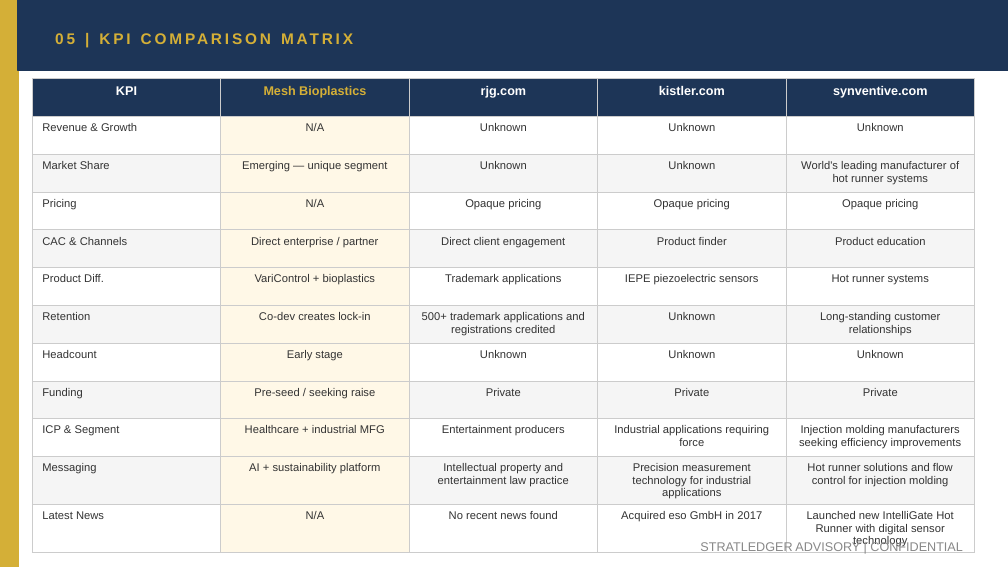
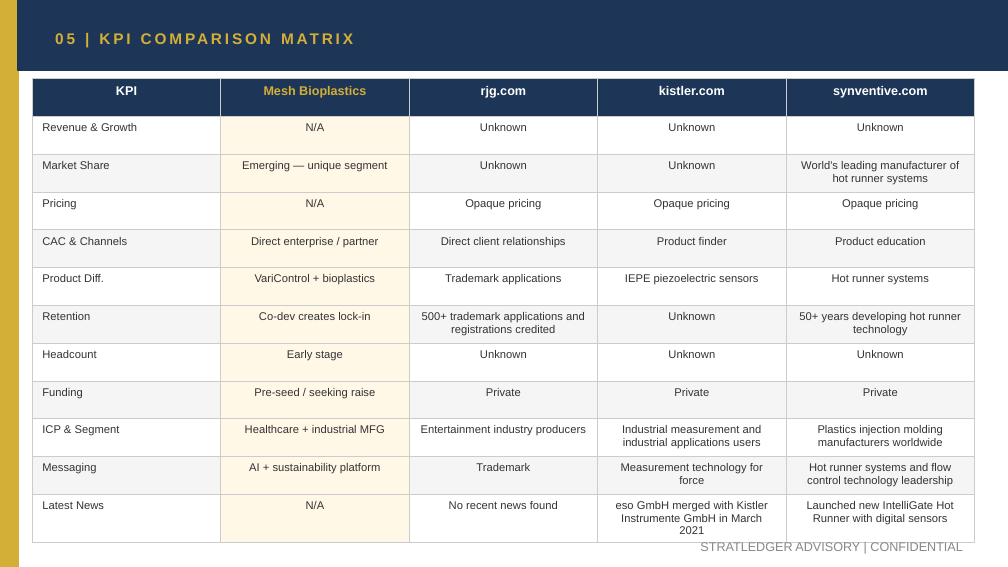
Before and after one commit to apexmakeshop-dot/droplet-commands, a slide deck: slide 9 of mesh_bioplastics_CI_Report.pptx. Drawn at 1008x567 pixels with LibreOffice and Linux fonts; fonts in the diff are those of the drawing. Boxes give left, top, right and bottom in pixels: in the first picture for what was removed or moved away, otherwise in the second. Text is boxed around its words. In the diff, an @@ line names an element or a change of style, - is before the commit and + after.

```diff
--- a/mesh_bioplastics_CI_Report.pptx
+++ b/mesh_bioplastics_CI_Report.pptx
@@ table at (32,79,975,538) @@
-row 5, column 3: Direct client engagement
+row 5, column 3: Direct client relationships
-row 7, column 5: Long-standing customer relationships
+row 7, column 5: 50+ years developing hot runner technology
-row 10: ICP & Segment | Healthcare + industrial MFG | Entertainment producers | Industrial applications requiring force | Injection molding manufacturers seeking efficiency improvements
+row 10: ICP & Segment | Healthcare + industrial MFG | Entertainment industry producers | Industrial measurement and industrial applications users | Plastics injection molding manufacturers worldwide
-row 11: Messaging | AI + sustainability platform | Intellectual property and entertainment law practice | Precision measurement technology for industrial applications | Hot runner solutions and flow control for injection molding
+row 11: Messaging | AI + sustainability platform | Trademark | Measurement technology for force | Hot runner systems and flow control technology leadership
-row 12, column 4: Acquired eso GmbH in 2017
+row 12, column 4: eso GmbH merged with Kistler Instrumente GmbH in March 2021
-row 12, column 5: Launched new IntelliGate Hot Runner with digital sensor technology
+row 12, column 5: Launched new IntelliGate Hot Runner with digital sensors
```
Also in this commit, not shown: 4 other slides changed.
